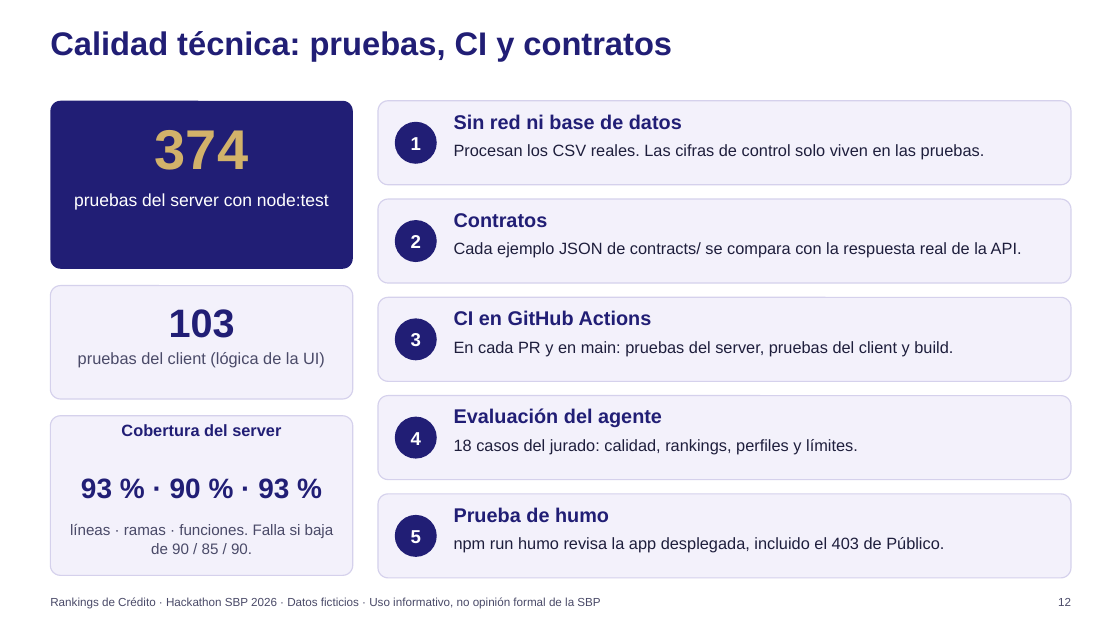
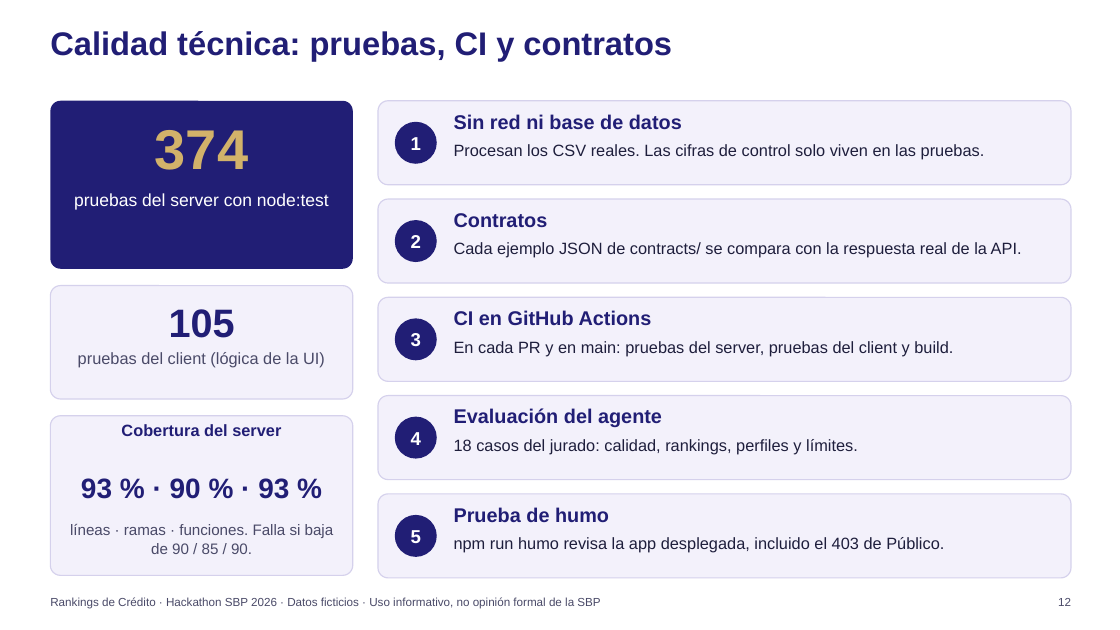
Before and after one commit to JuanKsPty/hackathon-sbp, a slide deck: slide 12 of presentacion/deck.pptx. Drawn at 1120x630 pixels with LibreOffice and Linux fonts; fonts in the diff are those of the drawing; background and template pictures are left out. Boxes give left, top, right and bottom in pixels: in the first picture for what was removed or moved away, otherwise in the second. Text is boxed around its words. In the diff, an @@ line names an element or a change of style, - is before the commit and + after.

```diff
--- a/presentacion/deck.pptx
+++ b/presentacion/deck.pptx
@@ text at <box>169,309,235,338</box>: text changed @@
-103
+105
```
Also in this commit, not shown: 1 other slide changed, 3 other files.
